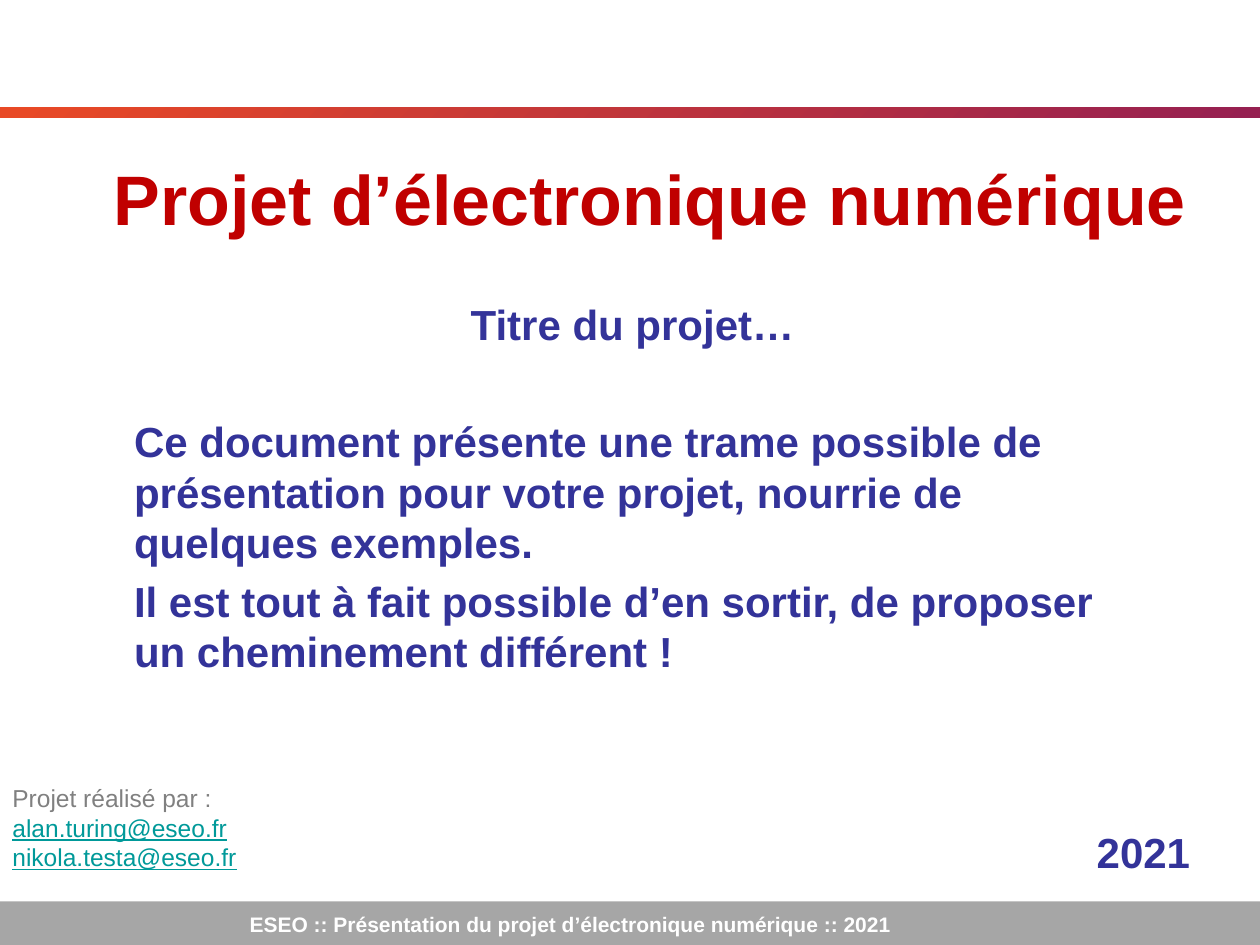
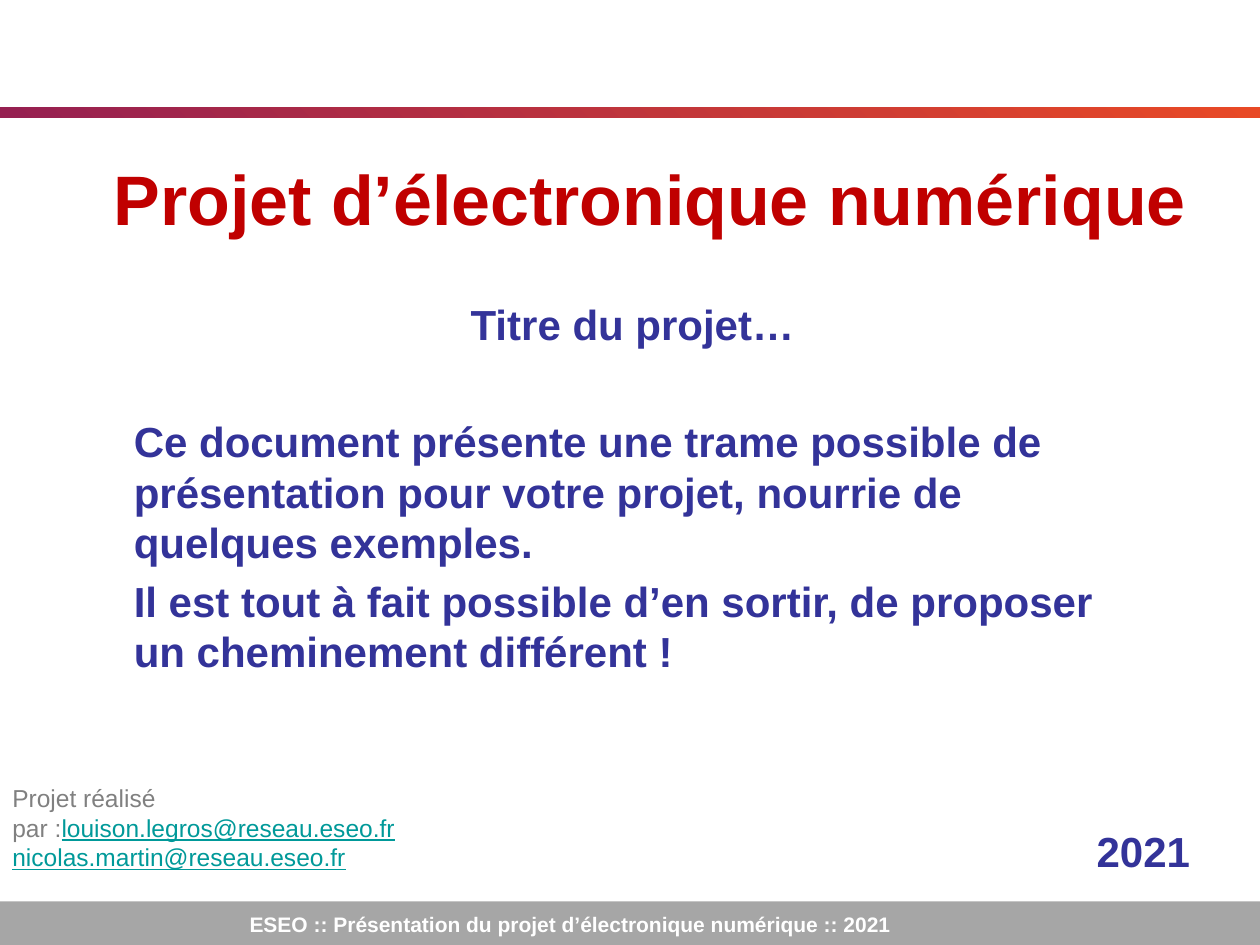
Before and after one commit to Louisonn/DEEP, a slide deck: slide 1 of TrameSoutenance.pptx. Drawn at 1260x945 pixels with LibreOffice and Linux fonts; fonts in the diff are those of the drawing; background and template pictures are left out. Boxes give left, top, right and bottom in pixels: in the first picture for what was removed or moved away, otherwise in the second. Text is boxed around its words. In the diff, an @@ line names an element or a change of style, - is before the commit and + after.

```diff
--- a/TrameSoutenance.pptx
+++ b/TrameSoutenance.pptx
@@ rectangle at (0, 107, 1260, 117): fill gradient #962051 to #E84926 to gradient #E84926 to #962051 @@
@@ text at (12, 789, 395, 870): text changed @@
-Projet réalisé par :
-alan.turing@eseo.fr
-nikola.testa@eseo.fr
+Projet réalisé par :louison.legros@reseau.eseo.fr
+nicolas.martin@reseau.eseo.fr
```
Also in this commit, not shown: 15 other slides changed.
